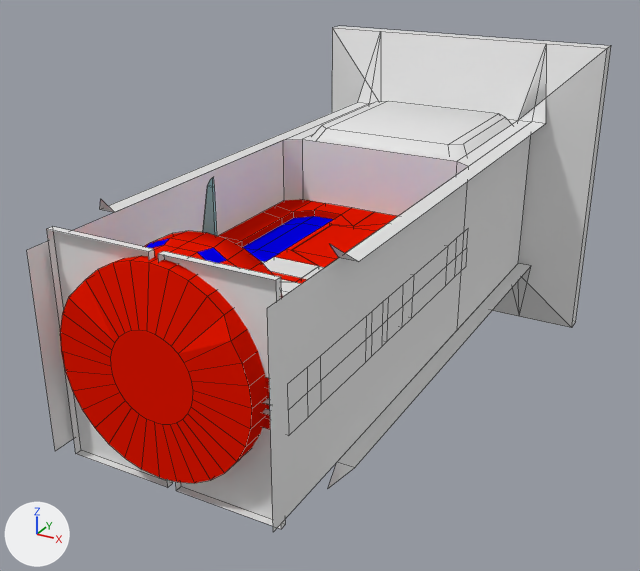
The Blender file Assets/Models/Environment-2.blend as it was, and as the next commit left it.
One viewpoint serves both versions: a 50 mm lens placed at (1.82, -2.06, 1.57), pointed at (-0.08, 1.38, -0.15). Lighting does not change. The marker at lower left points along +X, +Y and +Z. Mesh edges are drawn as thin lines.

Objects in the first picture: 'Cleanbot', 'Door', 'Maybe the door', 'Tile-Upper'.
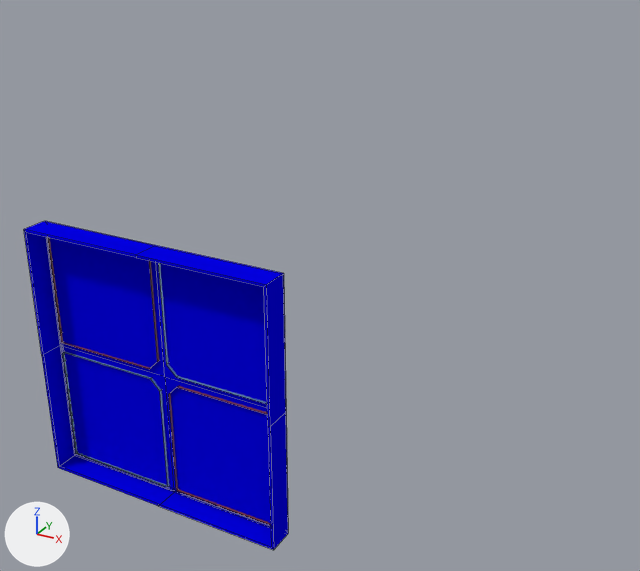
Boxes [x1, y1, x2, y2] around the edits, measured in the pictures (640 x 571 px):
'Maybe the door', hidden: before [27, 26, 611, 531]
'Tile-Upper', reshaped, modifiers changed (10% wider, 9% taller): before [46, 226, 286, 529]; after [24, 221, 288, 550]
'Cleanbot', hidden: before [60, 177, 283, 483]
'Door', hidden: before [219, 199, 397, 429]
part 1 of me_cube_001, added: after [47, 237, 159, 369]
part 2 of me_cube_001, added: after [169, 386, 270, 525]
part 3 of me_cube_001, added (blue): after [63, 351, 169, 487]
part 4 of me_cube_001, added (blue): after [24, 221, 288, 550]
part 5 of me_cube_001, recoloured: before [46, 226, 286, 529]; after [158, 263, 267, 404]

The change, as a list of edits to the scene's bpy script:
```text
Change me_cube_001:
    used by ob_tile_upper; location = (0.0, 0.0, 0.0)
    remove me_cube_001.from_pydata(...)  # 12 vertices, 8 faces; spans x 0.02..0.48, y 0.085..0.115, z 0.02..0.478
    add me_cube_001.from_pydata(...)  # 97 vertices, 76 faces; spans x -0.5..0.5, y 0.0..0.115, z -0.5..0.5
    me_cube_001 part 1: the loose piece of 12 vertices spanning x 0.02..0.48, y 0.085..0.115, z 0.02..0.478 is copied, and the copy is mirrored in x about the mesh origin, in mat_wood (brown #7a3b16); it spans x -0.48..-0.02, y 0.085..0.115, z 0.02..0.478
    me_cube_001 part 2: the loose piece of 12 vertices spanning x 0.02..0.48, y 0.085..0.115, z 0.02..0.478 is copied, and the copy is mirrored in z about the mesh origin, in mat_wood (brown #7a3b16); it spans x 0.02..0.48, y 0.085..0.115, z -0.478..-0.02
    me_cube_001 part 3: the loose piece of 12 vertices spanning x 0.02..0.48, y 0.085..0.115, z 0.02..0.478 is copied, and the copy is turned -180 degrees about the y axis through the mesh origin, in mat_metal (cyan #84b5b8); it spans x -0.48..-0.02, y 0.085..0.115, z -0.478..-0.02
    me_cube_001 part 4: a new loose piece of 49 vertices spanning x -0.5..0.5, y 0.0..0.101, z -0.5..0.5, in mat_material_001 (blue #0400e7)
    me_cube_001 part 5: 8 faces spanning x 0.02..0.48, y 0.085..0.115, z 0.02..0.478 switch from no material to mat_metal (cyan #84b5b8)
    add me_cube_001.materials.append(mat_material_001)  # blue #0400e7
    add me_cube_001.materials.append(mat_wood)  # brown #7a3b16
Change ob_tile_upper:
    remove _m = ob_tile_upper.modifiers.new('Mirror', 'MIRROR')
    remove _m.use_axis = (True, False, True)
Change ob_maybe_the_door:
    add ob_maybe_the_door.hide_set(True)
Change ob_door:
    add ob_door.hide_set(True)
Change ob_cleanbot:
    add ob_cleanbot.hide_set(True)
```
